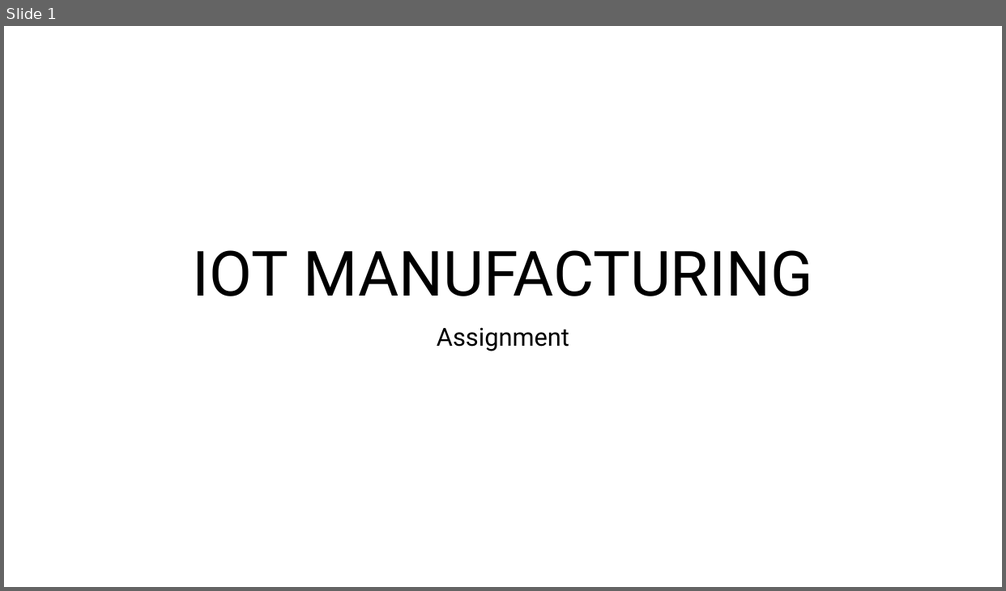
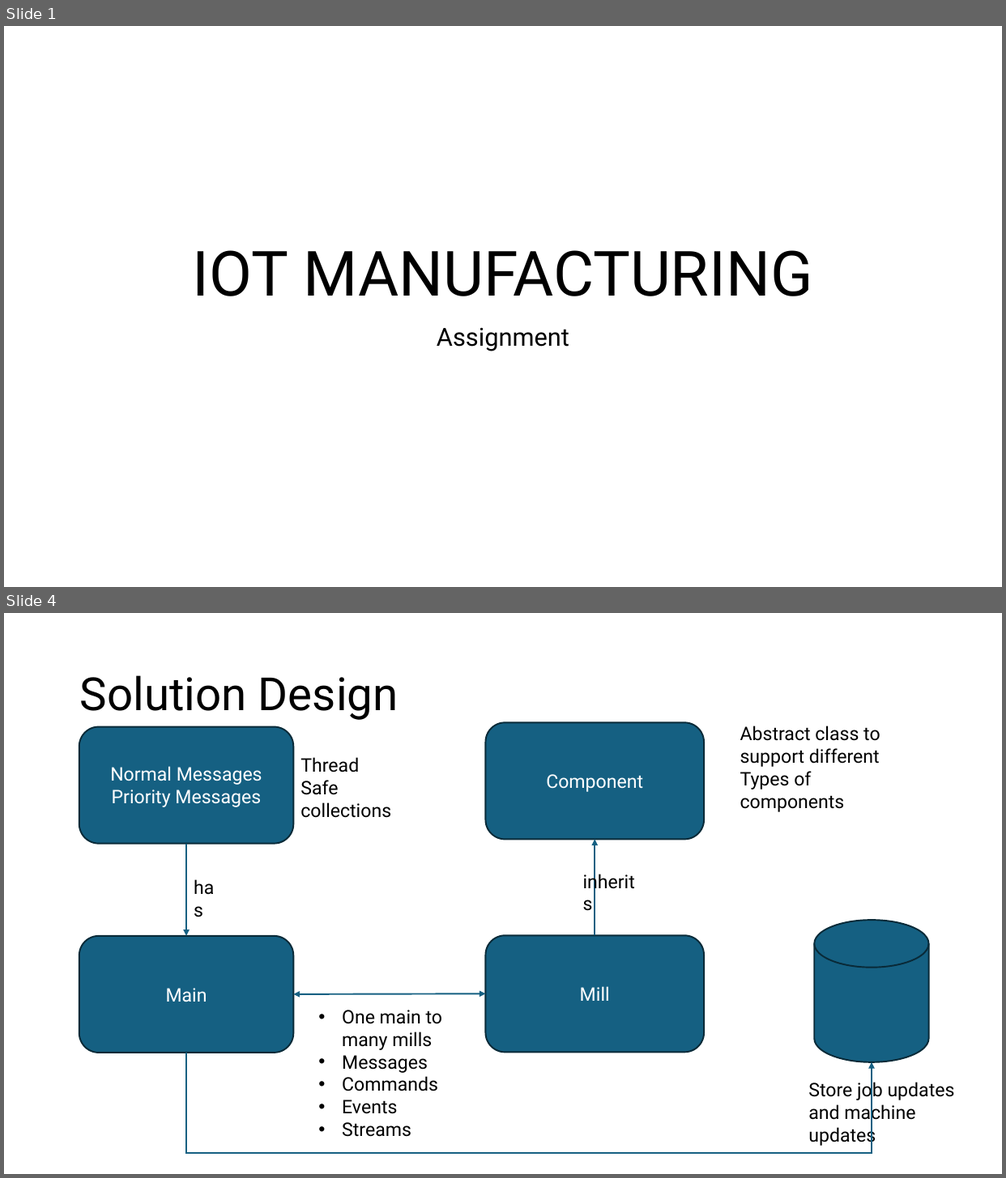
Before and after one commit to pankajkhara/advansys, a slide deck: docs/Assignment.pptx. Shown one above the other, each under a label of ours: slide 1 before the commit, slides 1 and 4 after it; the slides between them are not shown. The pictures are 1006x591 and 1006x1178 pixels, drawn with LibreOffice and Linux fonts; fonts in the diff are those of the drawing. Boxes give left, top, right and bottom in pixels: in the first picture for what was removed or moved away, otherwise in the second. Text is boxed around its words. In the diff, an @@ line names an element or a change of style, - is before the commit and + after.

Commit message:
added solution and technicals

```diff
--- a/docs/Assignment.pptx
+++ b/docs/Assignment.pptx
@@ slide 4 added at [4,613,1002,1174], background #FFFFFF @@
@@ title added at [80,675,398,720], 44 pt, text #000000 @@
+Solution Design
@@ rounded rectangle added at [79,726,293,844], fill #156082, outline #092A39 1.5 pt, 18 pt, text #FFFFFF @@
+Normal Messages
+Priority Messages
@@ rounded rectangle added at [485,722,704,839], fill #156082, outline #092A39 1.5 pt, 18 pt, text #FFFFFF @@
+Component
@@ text added at [740,726,880,812], 18 pt, text #000000 @@
+Abstract class to
+support different
+Types of components
@@ text added at [300,757,391,818], 18 pt, text #000000 @@
+Thread Safe
+collections
@@ arrow added from (187, 844) to (187, 936), #156082 1.5 pt @@
@@ arrow added from (594, 935) to (594, 839), #156082 1.5 pt @@
@@ text added at [187,873,232,903], 18 pt, text #000000 @@
+has
@@ text added at [575,866,651,896], 18 pt, text #000000 @@
+inherits
@@ cylinder added at [815,920,929,1063], fill #156082, outline #092A39 1.5 pt @@
@@ rounded rectangle added at [79,936,293,1053], fill #156082, outline #092A39 1.5 pt, 18 pt, text #FFFFFF @@
+Main
@@ rounded rectangle added at [485,935,704,1053], fill #156082, outline #092A39 1.5 pt, 18 pt, text #FFFFFF @@
+Mill
@@ double arrow added from (294, 995) to (485, 994), #156082 1.5 pt @@
@@ text added at [342,1010,443,1137], 18 pt, text #000000 @@
+• One main to many mills
+• Messages
+• Commands
+• Events
+• Streams
@@ elbow arrow added from (187, 1053) to (872, 1063), #156082 1.5 pt @@
@@ text added at [808,1080,955,1146], 18 pt, text #000000 @@
+Store job updates
+and machine updates
```
Also in this commit, not shown: 1 slide changed, 2 other slides added, 1 slide removed.
